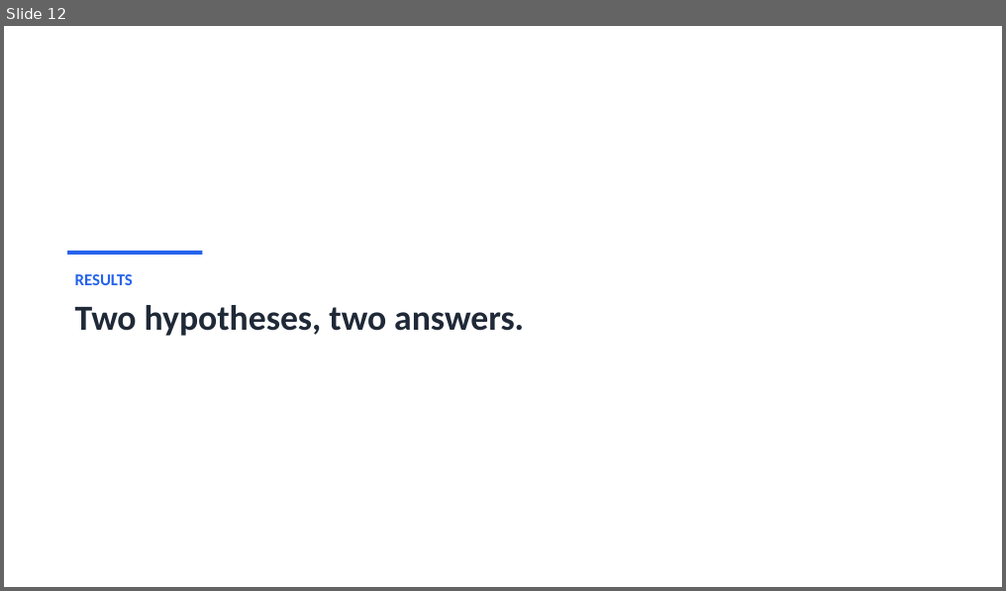
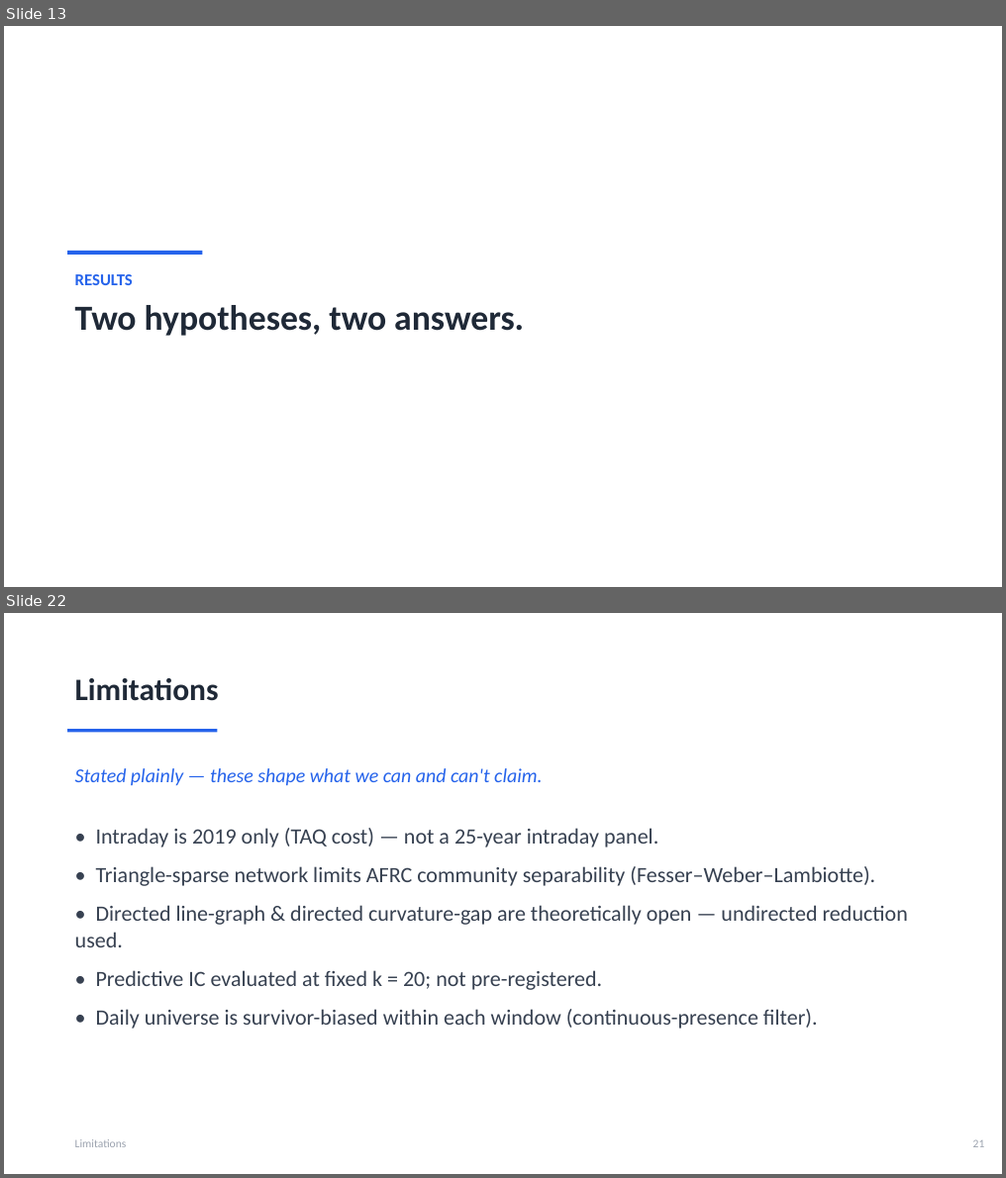
Before and after one commit to ivan-sit/Curvature-Lead-Lag-Model, a slide deck: slides/Ricci_Curvature_LeadLag.pptx. Shown one above the other, each under a label of ours: slide 12 before the commit, slides 13 and 22 after it; the slides between them are not shown. The pictures are 1006x591 and 1006x1178 pixels, drawn with LibreOffice and Linux fonts; fonts in the diff are those of the drawing. Boxes give left, top, right and bottom in pixels: in the first picture for what was removed or moved away, otherwise in the second. Text is boxed around its words. In the diff, an @@ line names an element or a change of style, - is before the commit and + after.

```diff
--- a/slides/Ricci_Curvature_LeadLag.pptx
+++ b/slides/Ricci_Curvature_LeadLag.pptx
@@ slide 22 added at (x1=4, y1=613, x2=1002, y2=1174), background #FFFFFF @@
@@ text added at (x1=75, y1=678, x2=219, y2=701), 30 pt, text #1F2937, bold @@
+Limitations
@@ rectangle added at (x1=67, y1=729, x2=218, y2=732), fill #2563EB @@
@@ text added at (x1=75, y1=768, x2=542, y2=786), 19 pt, text #2563EB, italic @@
+Stated plainly — these shape what we can and can't claim.
@@ text added at (x1=75, y1=828, x2=908, y2=1029), 21 pt, text #374151 @@
+• Intraday is 2019 only (TAQ cost) — not a 25-year intraday panel.
+• Triangle-sparse network limits AFRC community separability (Fesser–Weber–Lambiotte).
+• Directed line-graph & directed curvature-gap are theoretically open — undirected reduction used.
+• Predictive IC evaluated at fixed k = 20; not pre-registered.
+• Daily universe is survivor-biased within each window (continuous-presence filter).
@@ text added at (x1=75, y1=1140, x2=127, y2=1148), 11 pt, text #9CA3AF @@
+Limitations
@@ text added at (x1=973, y1=1140, x2=985, y2=1148), 11 pt, text #9CA3AF @@
+21
@@ what was slide 12 is now slide 13 @@
```
Also in this commit, not shown: 13 slides changed, 5 other slides added, 1 other file.
